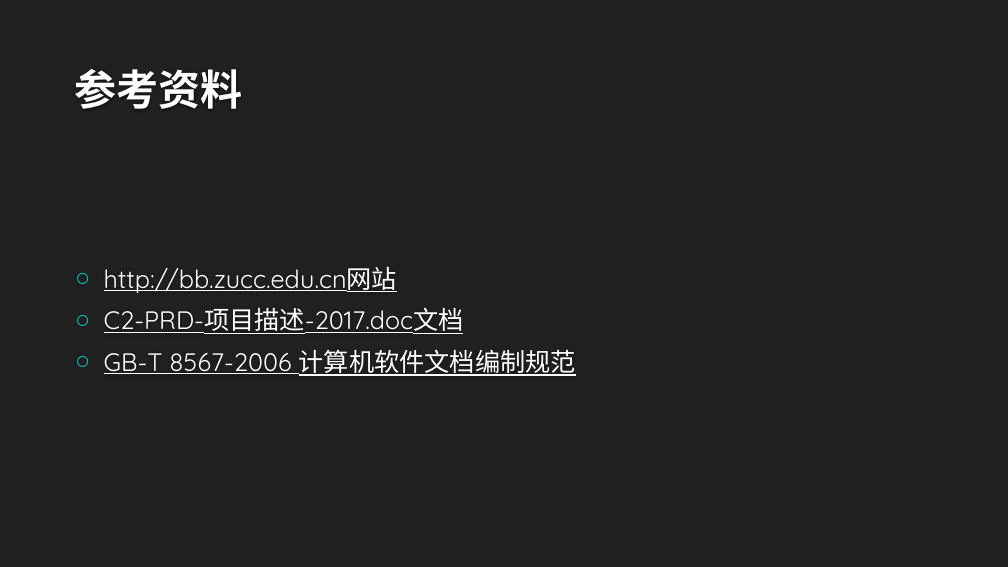
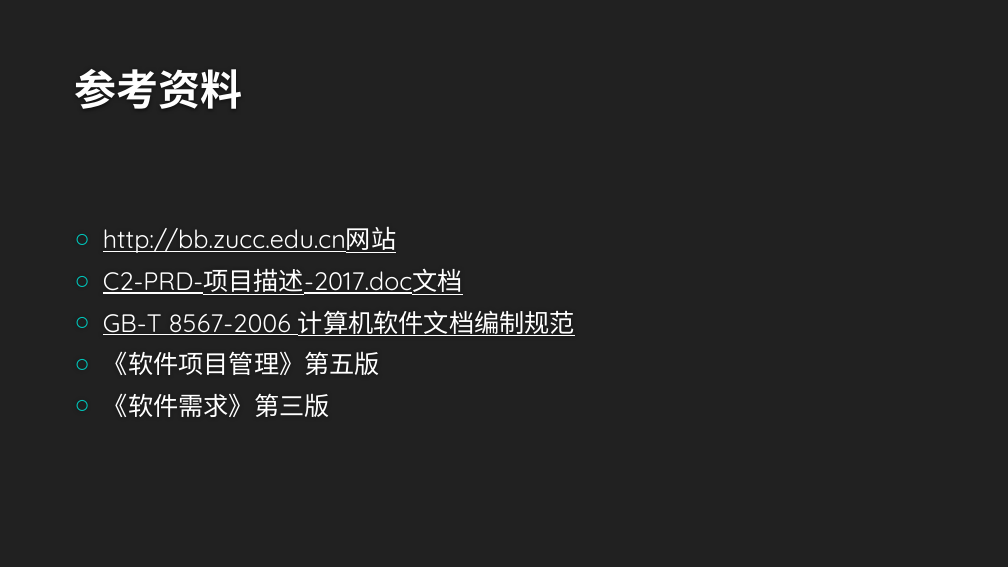
Before and after one commit to twn422/PRD2017, a slide deck: slide 7 of PRD-2017-G24/STW/受控文件/分析设计/需求工程计划-初步/需求工程计划.pptx. Drawn at 1008x567 pixels with LibreOffice and Linux fonts; fonts in the diff are those of the drawing; background and template pictures are left out. Boxes give left, top, right and bottom in pixels: in the first picture for what was removed or moved away, otherwise in the second. Text is boxed around its words. In the diff, an @@ line names an element or a change of style, - is before the commit and + after.

Commit message:
ppt最后的参考改成索引，相关者基本信息修改

```diff
--- a/PRD-2017-G24/STW/受控文件/分析设计/需求工程计划-初步/需求工程计划.pptx
+++ b/PRD-2017-G24/STW/受控文件/分析设计/需求工程计划-初步/需求工程计划.pptx
@@ text "http://bb.zucc.edu.cn网站": place and size @@
-text "http://bb.zucc.edu.cn网站" at box(104, 266, 576, 376)
+text "http://bb.zucc.edu.cn网站" at box(103, 226, 575, 417)
@@ text at box(103, 351, 380, 417): paragraphs added @@
+○ 《软件项目管理》第五版
+○ 《软件需求》第三版
```
Also in this commit, not shown: 3 other slides changed, 1 other file.
